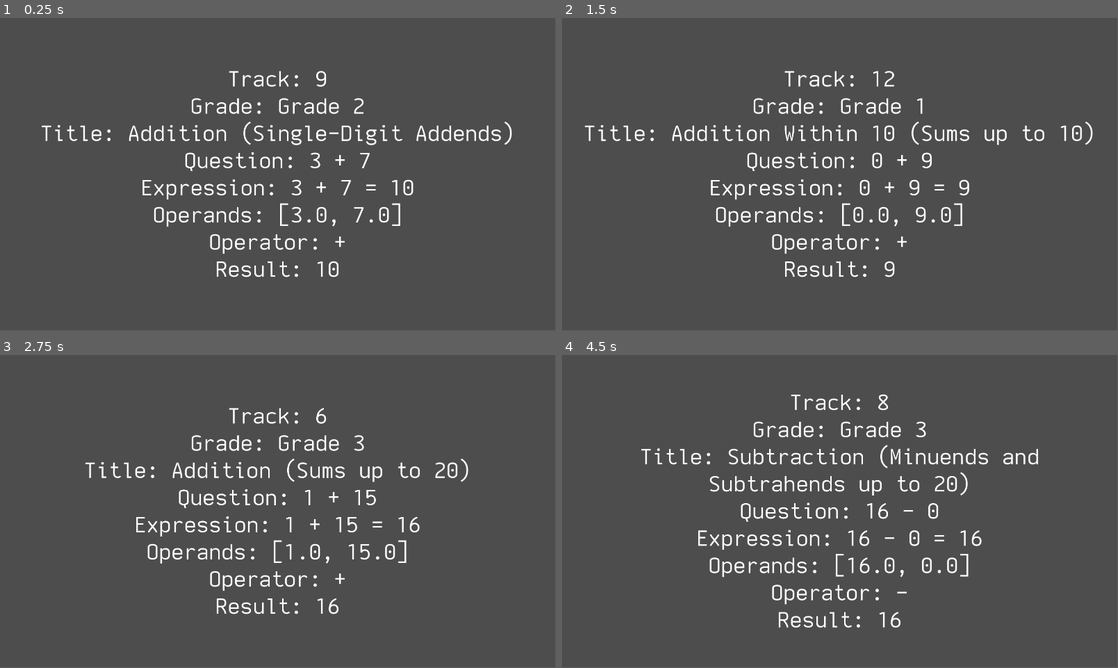
Above: before the commit, frames 1-4 (two rows, left to right).
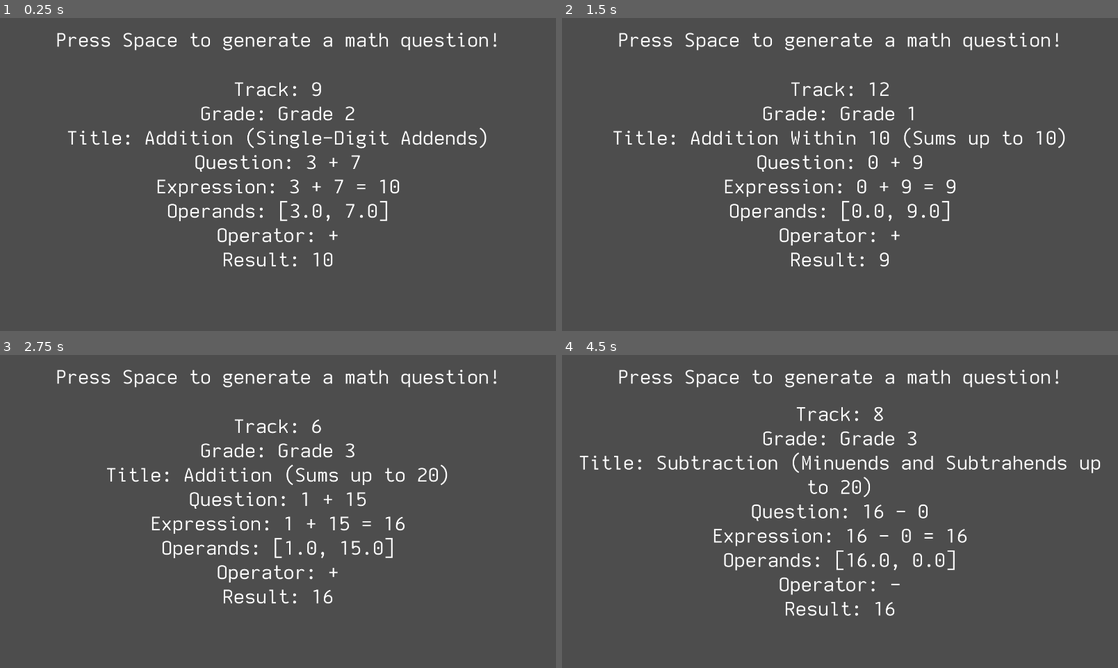
Above: after the commit, the same moments.

Repository: Blueman3612/faster-math
Game: Godot game, scene res://scenes/main.tscn
The game is run twice, just before and just after one commit, with the same random seed, the same clock (stepped at 60 frames per second) and the same inputs.
Inputs:
- Up to frame 1 (0.25 s): no input
- Up to frame 2 (1.5 s): tap Space at 0.5, 0.77, 1.25 s
- Up to frame 3 (2.75 s): tap Space at 1.52, 2 s
- Up to frame 4 (4.5 s): tap Space at 2.75, 3.02, 3.5, 3.77, 4.25 s
In our replay, the window is 799x449 before the commit and 800x450 after it. These sizes can differ from the game's own. Grey fills any space a smaller window leaves; there, only what the larger window draws over its background counts as a difference.

The runs differ from the first frame. In frame 1, 7.1% of the frame differs, in the area x 7-93%, y 4-83%; in frame 2, 7.1%; in frame 3, 6.7%; in frame 4, 8.2%, in the area x 3-97%, y 4-88%.

Commit message:
Update project configuration and main scene settings
- Changed project name to "Faster Math" and added description and version.
- Adjusted viewport settings for better display.
- Modified font size in main scene for improved readability.
- Updated node offsets to enhance layout consistency.

Diff:
--- a/project.godot
+++ b/project.godot
@@ -10,15 +10,19 @@
 
 [application]
 
-config/name="faster-math"
+config/name="Faster Math"
+config/description="A Godot engine for math games"
+config/version="0.1"
 run/main_scene="uid://dgsyvy33jqe6f"
 config/features=PackedStringArray("4.5", "GL Compatibility")
+boot_splash/show_image=false
 config/icon="res://icon.svg"
 
 [display]
 
 window/size/viewport_width=1920
 window/size/viewport_height=1080
+window/stretch/mode="viewport"
 
 [rendering]
 
--- a/scenes/main.tscn
+++ b/scenes/main.tscn
@@ -5,7 +5,7 @@
 
 [sub_resource type="LabelSettings" id="LabelSettings_o5qli"]
 font = ExtResource("2_0wfyh")
-font_size = 72
+font_size = 64
 
 [node name="Main" type="Node2D"]
 script = ExtResource("1_8k3xf")
@@ -37,9 +37,9 @@
 anchor_right = 0.5
 anchor_bottom = 0.5
 offset_left = -960.0
-offset_top = -1180.0
+offset_top = -1004.0
 offset_right = 960.0
-offset_bottom = -100.0
+offset_bottom = 76.0
 grow_horizontal = 2
 grow_vertical = 2
 text = "Press Space to generate a math question!"
